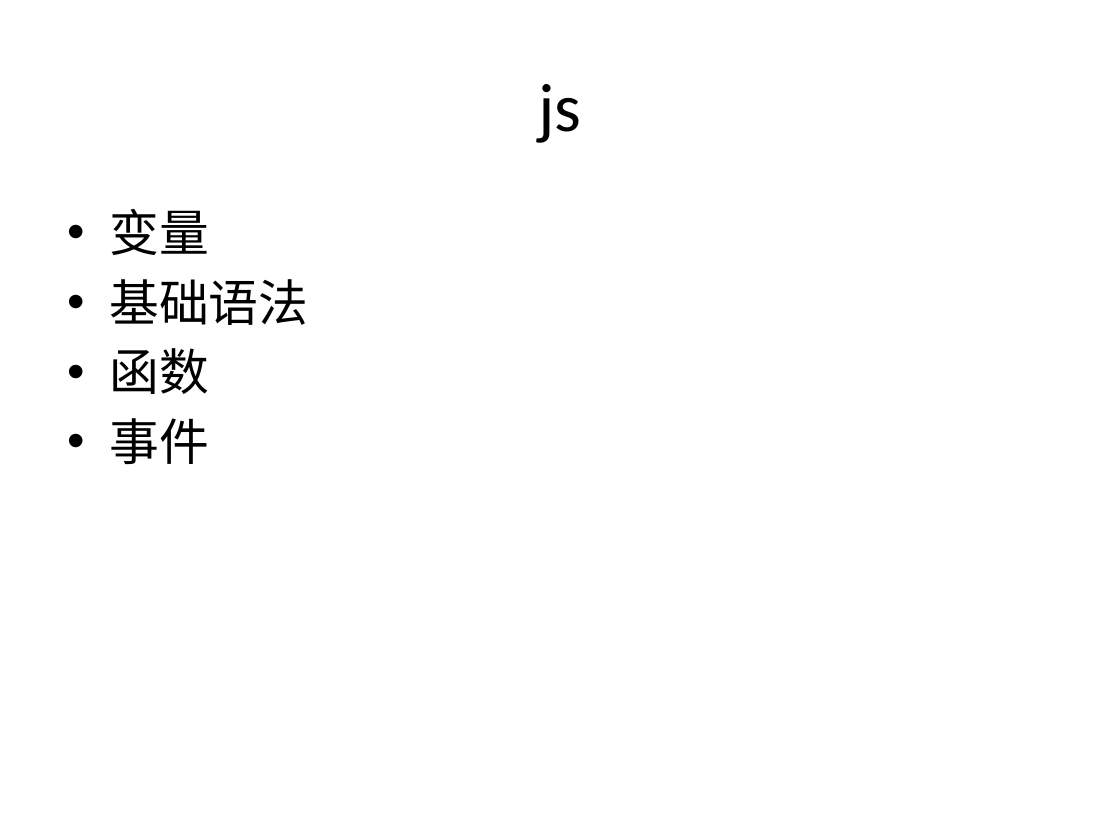
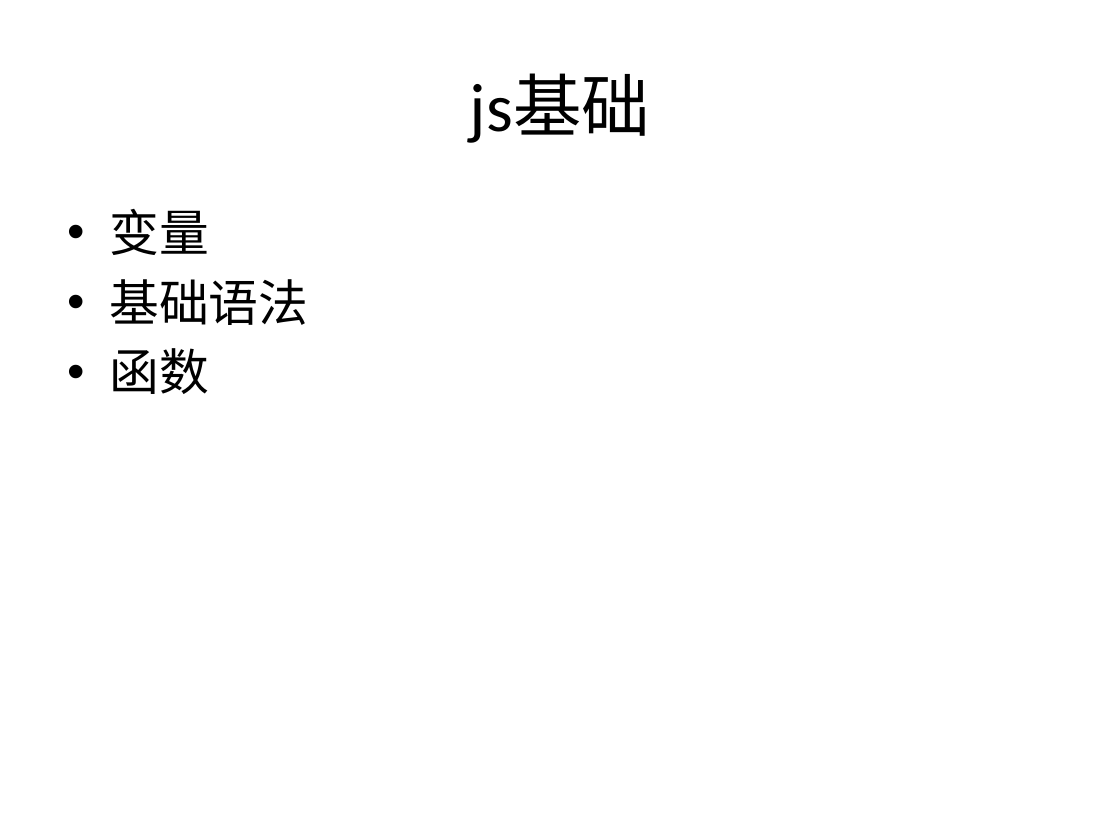
Before and after one commit to zhan3333/html-css-js-example, a slide deck: slide 8 of ppt/html-css-js.pptx. Drawn at 1120x840 pixels with LibreOffice and Linux fonts; fonts in the diff are those of the drawing. Boxes give left, top, right and bottom in pixels: in the first picture for what was removed or moved away, otherwise in the second. Text is boxed around its words. In the diff, an @@ line names an element or a change of style, - is before the commit and + after.

```diff
--- a/ppt/html-css-js.pptx
+++ b/ppt/html-css-js.pptx
@@ title at <box>470,74,650,143</box>: text changed @@
-js
+js基础
@@ text at <box>109,418,209,464</box>: paragraph removed @@
-• 事件
```
Also in this commit, not shown: 2 slides added, 3 other files.
